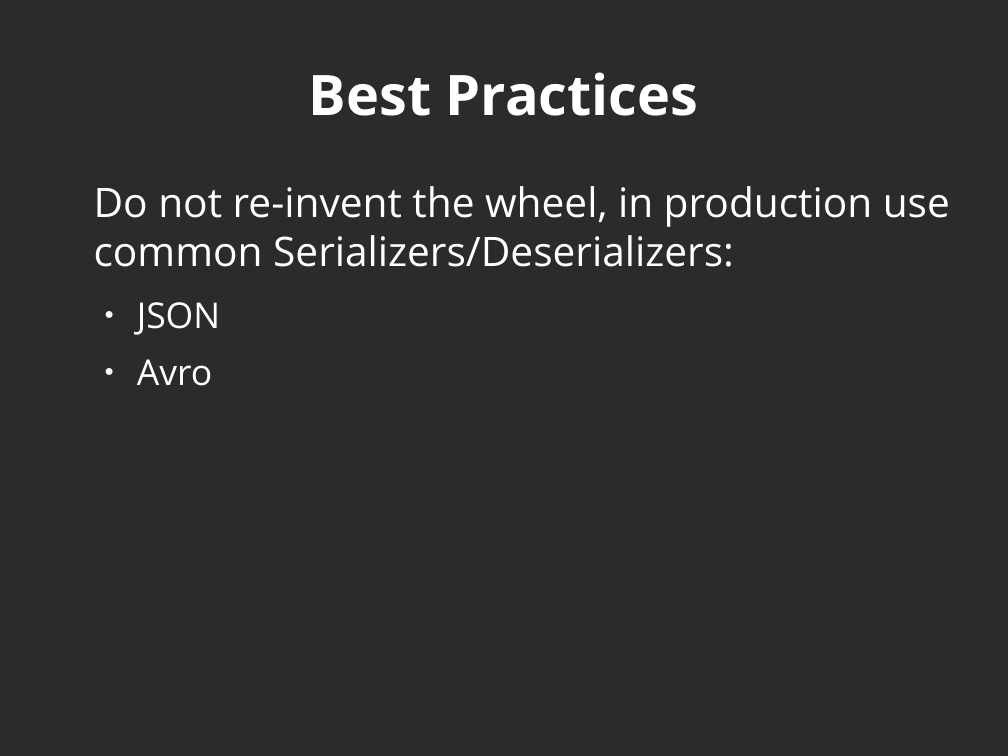
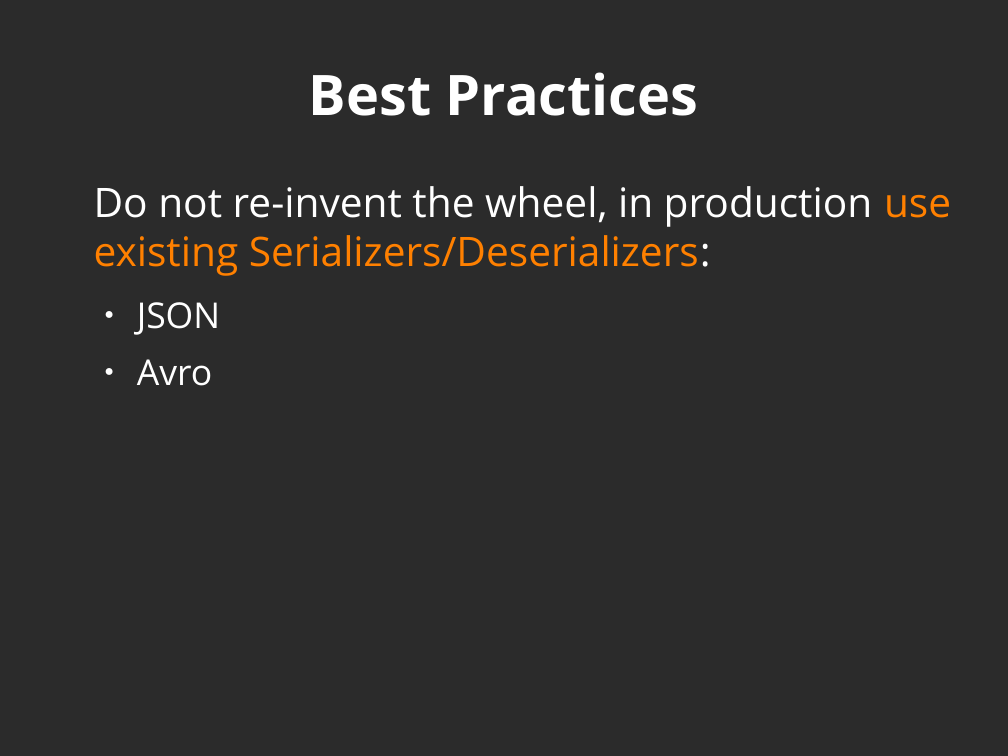
Before and after one commit to javicacheiro/pyspark_course, a slide deck: slide 42 of supplementary/kafka/unit_1_basic_concepts.odp (slide 43 before the commit). Drawn at 1008x756 pixels with LibreOffice and Linux fonts; fonts in the diff are those of the drawing; background and template pictures are left out; a plain dark background stands for a picture behind light text. Boxes give left, top, right and bottom in pixels: in the first picture for what was removed or moved away, otherwise in the second. Text is boxed around its words. In the diff, an @@ line names an element or a change of style, - is before the commit and + after.

```diff
--- a/supplementary/kafka/unit_1_basic_concepts.odp
+++ b/supplementary/kafka/unit_1_basic_concepts.odp
@@ text at (94, 186, 951, 276): text changed @@
-Do not re-invent the wheel, in production use common Serializers/Deserializers:
+Do not re-invent the wheel, in production use existing Serializers/Deserializers:
```
Also in this commit, not shown: 7 other slides changed, 1 slide removed, 2 other files.
